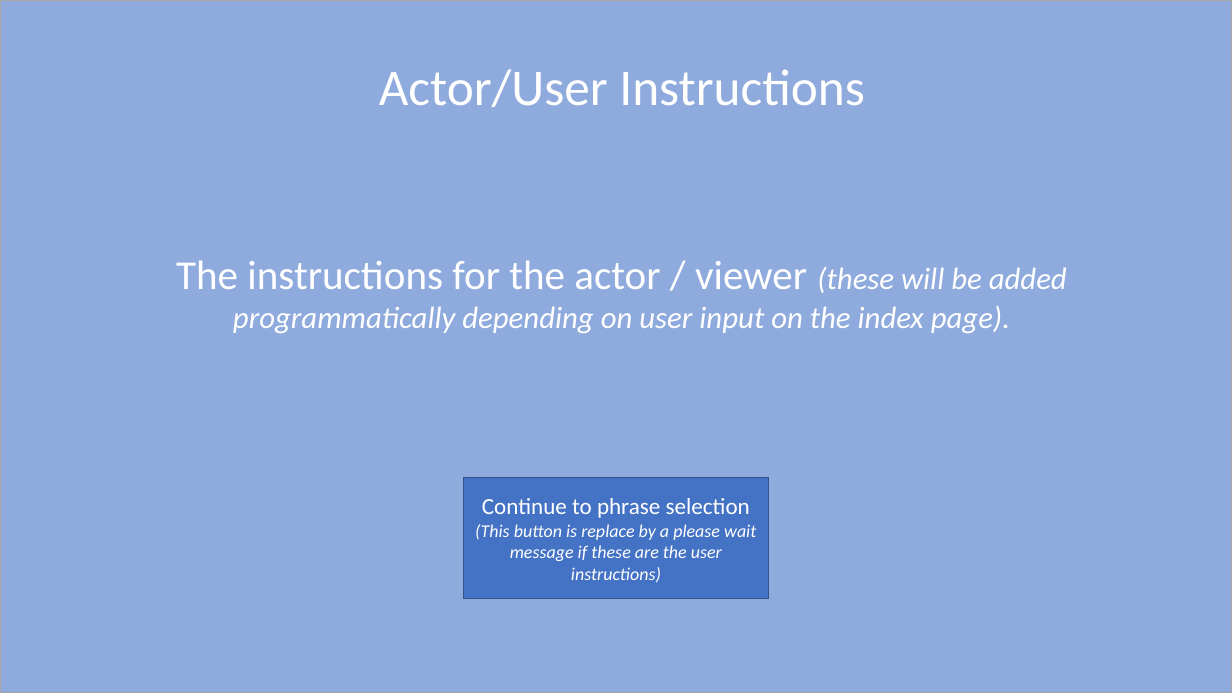
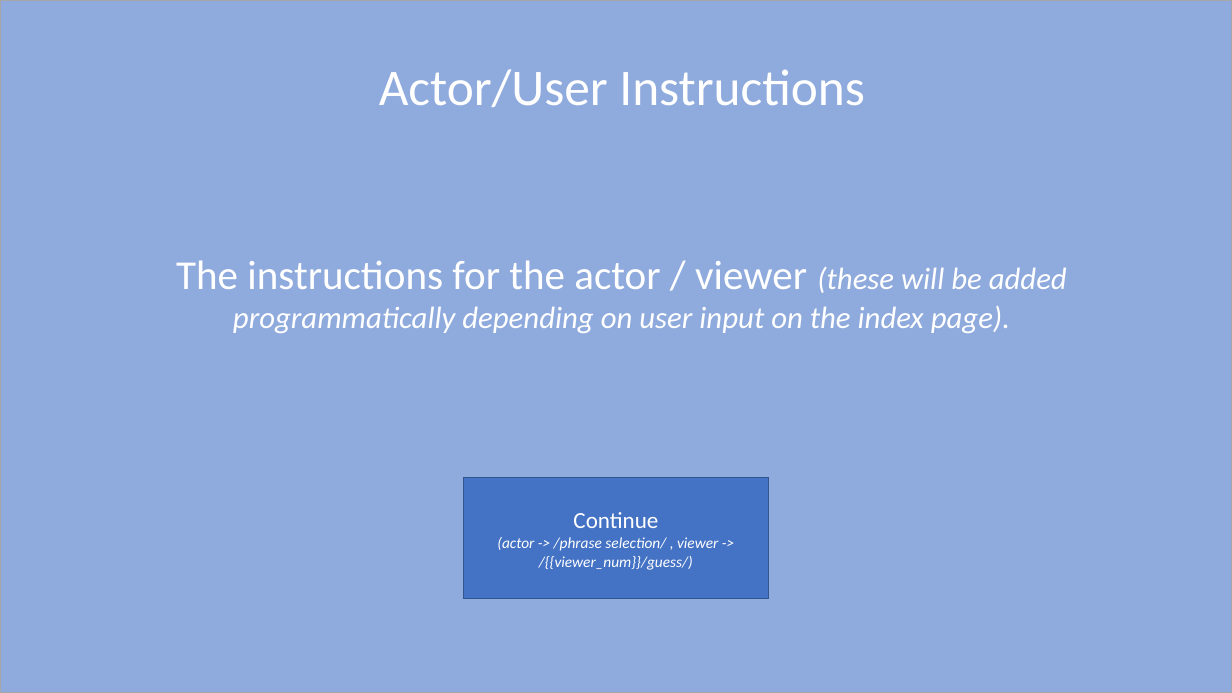
Before and after one commit to ElliotAOram/GhostPyramid, a slide deck: slide 1 of Design/UIDesign/instructions.pptx. Drawn at 1232x693 pixels with LibreOffice and Linux fonts; fonts in the diff are those of the drawing. Boxes give left, top, right and bottom in pixels: in the first picture for what was removed or moved away, otherwise in the second. Text is boxed around its words. In the diff, an @@ line names an element or a change of style, - is before the commit and + after.

Commit message:
Minor ammendmant to instructions design
The continue button is now available to both actors and viewer the only difference is the destination

Refs #54

```diff
--- a/Design/UIDesign/instructions.pptx
+++ b/Design/UIDesign/instructions.pptx
@@ text in rectangle at (x1=497, y1=512, x2=718, y2=570): text changed; size 14 to 12 pt @@
-Continue to phrase selection
-(This button is replace by a please wait message if these are the user instructions)
+Continue
+(actor -> /phrase selection/ , viewer -> /{{viewer_num}}/guess/)
```
Also in this commit, not shown: 1 other file.
